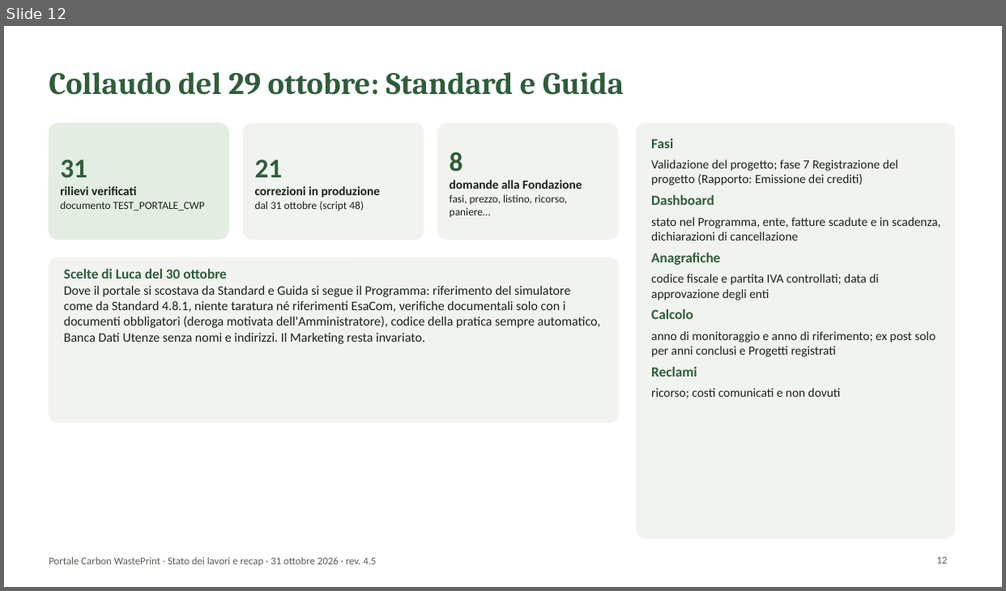
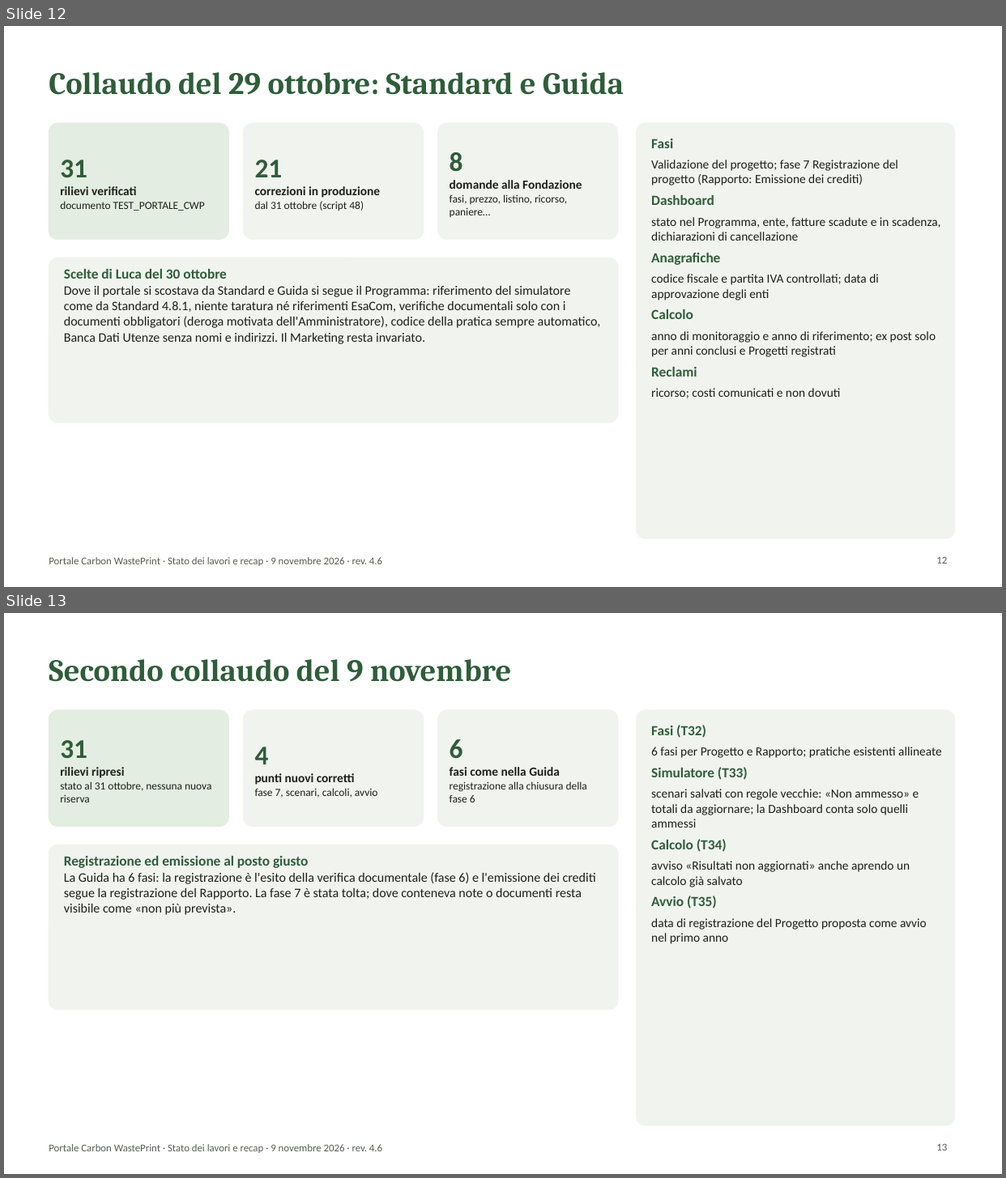
Before and after one commit to lucamorettioperate/portale-cwp, a slide deck: public/documentazione/Presentazione_Portale_CWP.pptx. Shown one above the other, each under a label of ours: slide 12 before the commit, slides 12 and 13 after it. The pictures are 1006x591 and 1006x1178 pixels, drawn with LibreOffice and Linux fonts; fonts in the diff are those of the drawing; background and template pictures are left out. Boxes give left, top, right and bottom in pixels: in the first picture for what was removed or moved away, otherwise in the second. Text is boxed around its words. In the diff, an @@ line names an element or a change of style, - is before the commit and + after.

```diff
--- a/public/documentazione/Presentazione_Portale_CWP.pptx
+++ b/public/documentazione/Presentazione_Portale_CWP.pptx
@@ slide 13 added at (4, 613, 1002, 1174), background #FFFFFF; not listed: 1 template element that a slide beside it also shows @@
@@ title added at (49, 659, 511, 682), 30 pt, text #2F5D3A, bold @@
+Secondo collaudo del 9 novembre
@@ rounded rectangle added at (49, 710, 228, 826), fill #E4EDE1, outline #E4EDE1 1 pt @@
@@ rounded rectangle added at (244, 710, 424, 826), fill #F1F3EF, outline #F1F3EF 1 pt @@
@@ rounded rectangle added at (438, 710, 618, 826), fill #F1F3EF, outline #F1F3EF 1 pt @@
@@ rounded rectangle added at (637, 710, 955, 1126), fill #F1F3EF, outline #F1F3EF 1 pt @@
@@ text added at (651, 725, 942, 944), 12 pt, text #1B2118 @@
+Fasi (T32)
+6 fasi per Progetto e Rapporto; pratiche esistenti allineate
+Simulatore (T33)
+scenari salvati con regole vecchie: «Non ammesso» e totali da aggiornare; la Dashboard conta solo quelli ammessi
+Calcolo (T34)
+avviso «Risultati non aggiornati» anche aprendo un calcolo già salvato
+Avvio (T35)
+data di registrazione del Progetto proposta come avvio nel primo anno
@@ text added at (60, 740, 211, 803), 10.5 pt, text #1B2118 @@
+31
+rilievi ripresi
+stato al 31 ottobre, nessuna nuova riserva
@@ text added at (255, 747, 378, 798), 10.5 pt, text #1B2118 @@
+4
+punti nuovi corretti
+fase 7, scenari, calcoli, avvio
@@ text added at (450, 739, 587, 803), 10.5 pt, text #1B2118 @@
+6
+fasi come nella Guida
+registrazione alla chiusura della fase 6
@@ rounded rectangle added at (49, 845, 618, 1010), fill #F1F3EF, outline #F1F3EF 1 pt @@
@@ text added at (64, 856, 596, 915), 12.5 pt, text #1B2118 @@
+Registrazione ed emissione al posto giusto
+La Guida ha 6 fasi: la registrazione è l'esito della verifica documentale (fase 6) e l'emissione dei crediti segue la registrazione del Rapporto. La fase 7 è stata tolta; dove conteneva note o documenti resta visibile come «non più prevista».
@@ page number added at (936, 1144, 947, 1151), 10 pt, text #5A5E54 @@
+13
@@ slide 12 changed as well @@
@@ text at (49, 557, 382, 566): text changed @@
-Portale Carbon WastePrint · Stato dei lavori e recap · 31 ottobre 2026 · rev. 4.5
+Portale Carbon WastePrint · Stato dei lavori e recap · 9 novembre 2026 · rev. 4.6
```
Also in this commit, not shown: 17 other slides changed, 44 other files.
